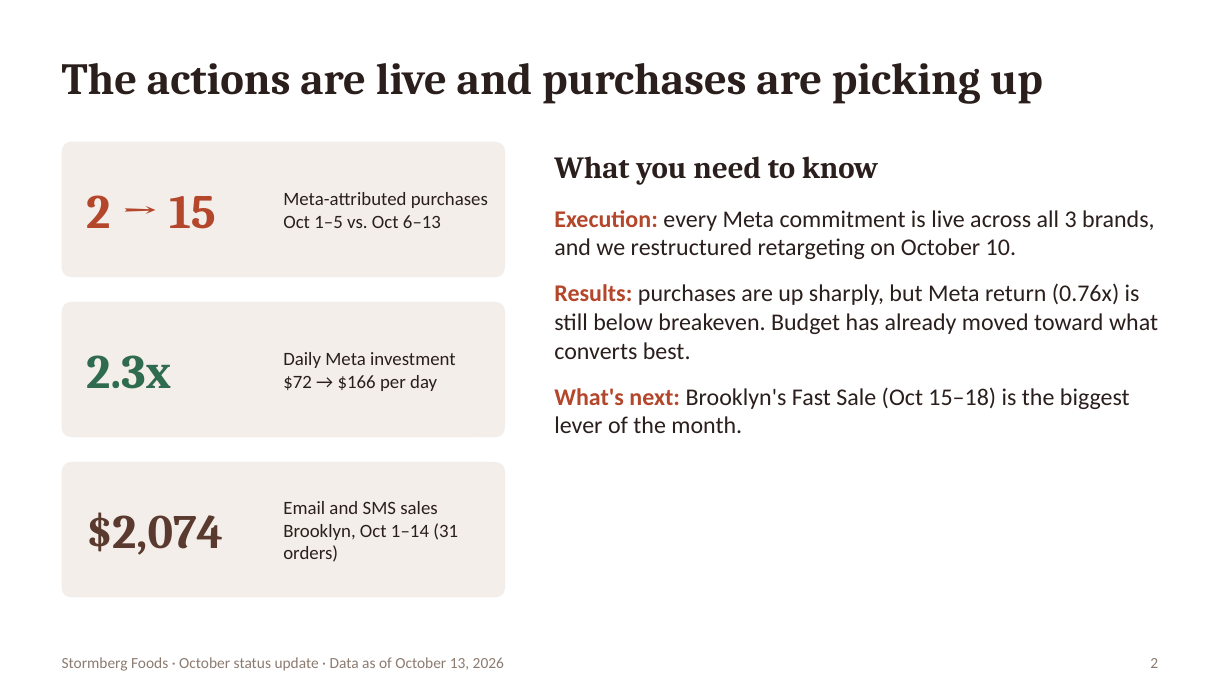
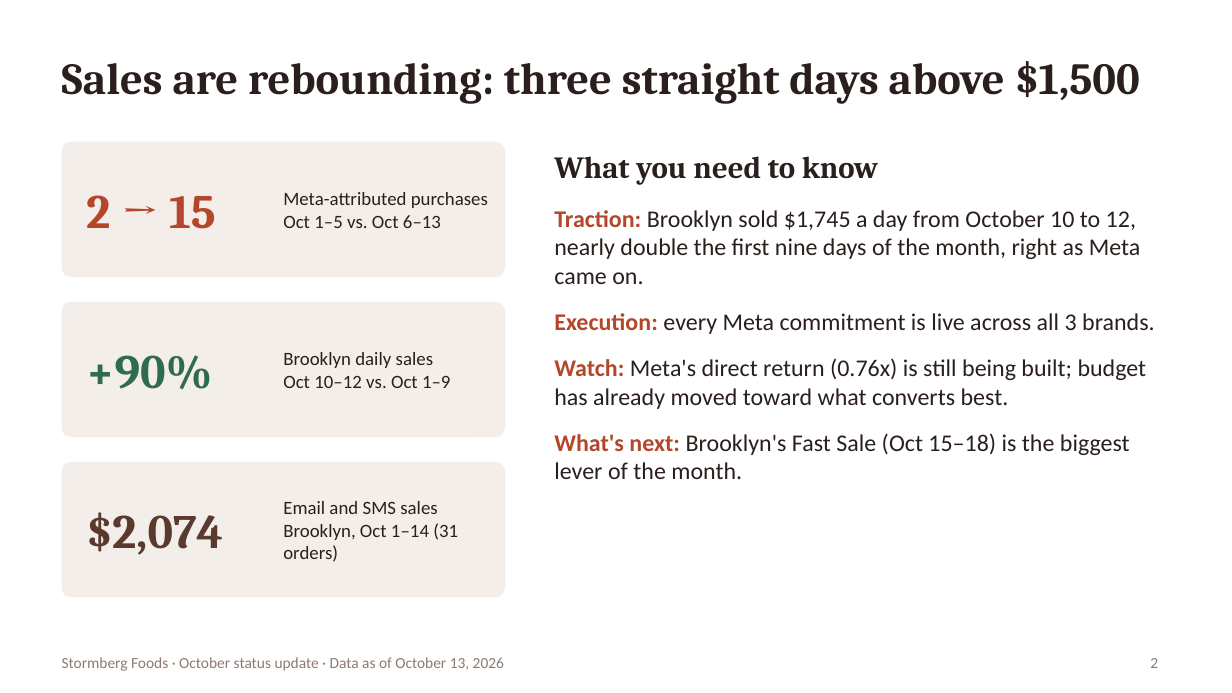
Before and after one commit to YamiCRebold/Stormberg2026, a slide deck: slide 2 of status_ceo/Stormberg_Status_CEO_Oct2026_EN.pptx. Drawn at 1232x693 pixels with LibreOffice and Linux fonts; fonts in the diff are those of the drawing. Boxes give left, top, right and bottom in pixels: in the first picture for what was removed or moved away, otherwise in the second. Text is boxed around its words. In the diff, an @@ line names an element or a change of style, - is before the commit and + after.

```diff
--- a/status_ceo/Stormberg_Status_CEO_Oct2026_EN.pptx
+++ b/status_ceo/Stormberg_Status_CEO_Oct2026_EN.pptx
@@ title at [62,61,1140,104]: text changed @@
-The actions are live and purchases are picking up
+Sales are rebounding: three straight days above $1,500
@@ text at [554,210,1155,409]: text changed @@
-• Execution: every Meta commitment is live across all 3 brands, and we restructured retargeting on October 10.
-• Results: purchases are up sharply, but Meta return (0.76x) is still below breakeven. Budget has already moved toward what converts best.
+• Traction: Brooklyn sold $1,745 a day from October 10 to 12, nearly double the first nine days of the month, right as Meta came on.
+• Execution: every Meta commitment is live across all 3 brands.
+• Watch: Meta's direct return (0.76x) is still being built; budget has already moved toward what converts best.
@@ text at [86,355,212,390]: text changed @@
-2.3x
++90%
@@ text at [283,352,450,388]: text changed @@
-Daily Meta investment
-$72 → $166 per day
+Brooklyn daily sales
+Oct 10–12 vs. Oct 1–9
```
Also in this commit, not shown: 3 other slides changed, 1 slide added, 1 other file.
